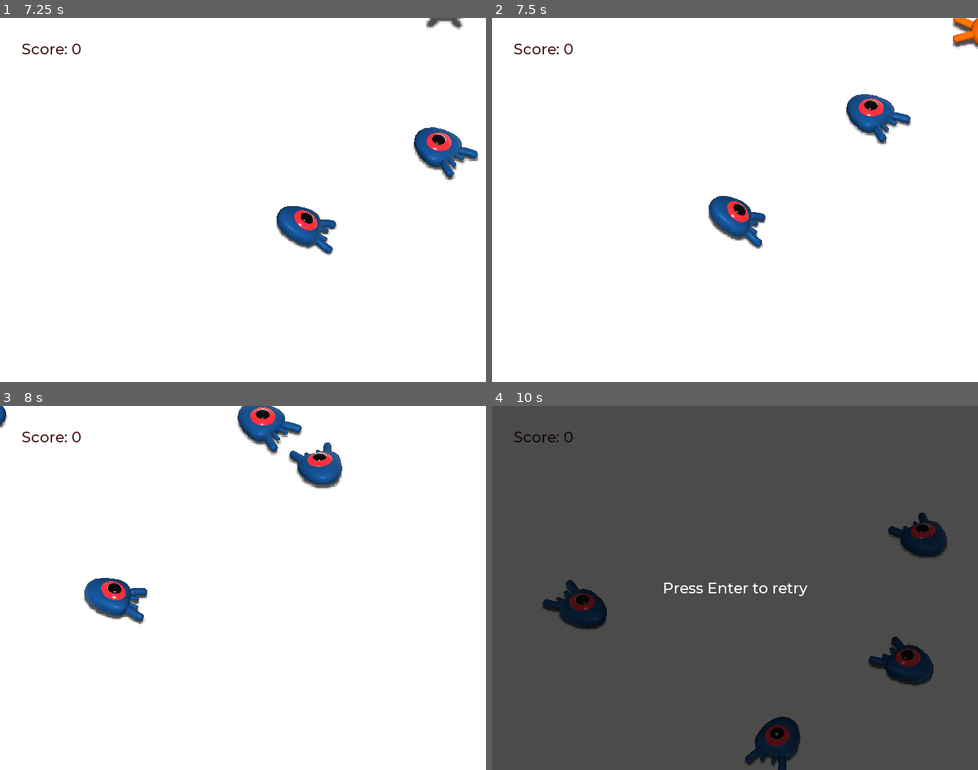
Above: before the commit, frames 1-4 (two rows, left to right).
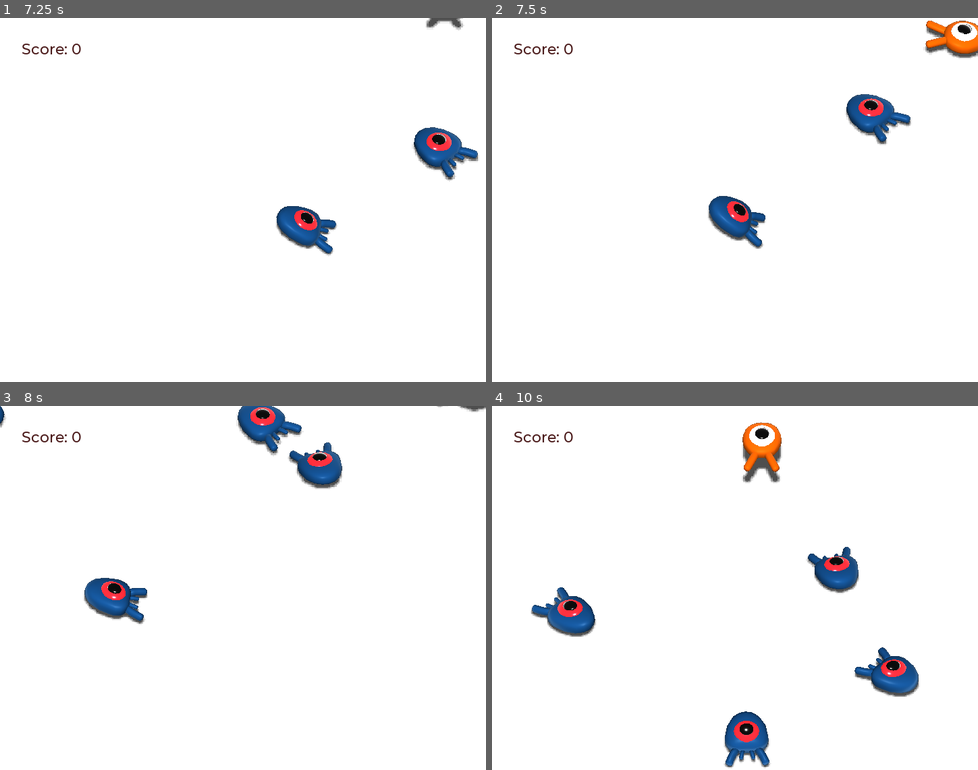
Above: after the commit, the same moments.

Repository: bloodynite/myFirstGame3dOnGodot
Game: Godot game, scene res://main.tscn
The game is run twice, just before and just after one commit, with the same random seed, the same clock (stepped at 60 frames per second) and the same inputs.
Inputs:
- Up to frame 1 (7.25 s): tap Enter (ui_accept) at 0.5, 5.75 s; hold D (move_right) 0.53-1.28 s; tap Space (jump) at 0.77, 1.52, 3.02, 3.77, 4.52, 6.02, 6.77 s; hold S (move_backward) 1.28-2.03 s; hold D (move_right) 2.03-2.78 s; hold W (move_forward) 2.78-3.53 s; hold A (move_left) 3.53-5.03 s; hold S (move_backward) 5.03-5.78 s; hold D (move_right) 5.78-6.53 s; hold W (move_forward) from 6.53 s (still down)
- Up to frame 2 (7.5 s): release W (move_forward) at 7.28 s; hold D (move_right) from 7.28 s (still down)
- Up to frame 3 (8 s): keep holding D (move_right); tap Space (jump) at 7.52 s
- Up to frame 4 (10 s): release D (move_right) at 8.03 s; hold S (move_backward) 8.03-8.78 s; hold A (move_left) 8.78-9.53 s; tap Space (jump) at 9.02, 9.77 s; hold W (move_forward) from 9.53 s (still down)

Frame 1 is identical in both runs. In frame 2, 0.9% of the frame differs, in the area x 89-100%, y 0-11%; in frame 3, 0.1%; in frame 4, 99%, in the area x 0-100%, y 0-100%.

Commit message:
feat: add colliders and disable windows resize

Diff:
--- a/main.tscn
+++ b/main.tscn
@@ -29,6 +29,9 @@
 
 [sub_resource type="Theme" id=7]
 default_font = SubResource( 6 )
+
+[sub_resource type="BoxShape" id=8]
+extents = Vector3( 0.001, 15, 14 )
 
 [node name="Main" type="Node"]
 script = ExtResource( 2 )
@@ -122,5 +125,23 @@
 margin_bottom = 14.0
 text = "Press Enter to retry"
 
+[node name="LimitWalls" type="StaticBody" parent="."]
+
+[node name="CollisionShape2" type="CollisionShape" parent="LimitWalls"]
+transform = Transform( 1, 0, 0, 0, 1, 0, 0, 0, 1, -13, 1, 2 )
+shape = SubResource( 8 )
+
+[node name="CollisionShape3" type="CollisionShape" parent="LimitWalls"]
+transform = Transform( 1, 0, 0, 0, 1, 0, 0, 0, 1, 13, 1, 2 )
+shape = SubResource( 8 )
+
+[node name="CollisionShape4" type="CollisionShape" parent="LimitWalls"]
+transform = Transform( -4.37114e-08, 0, 1, 0, 1, 0, -1, 0, -4.37114e-08, 0, 1, 15 )
+shape = SubResource( 8 )
+
+[node name="CollisionShape5" type="CollisionShape" parent="LimitWalls"]
+transform = Transform( -4.37114e-08, 0, 1, 0, 1, 0, -1, 0, -4.37114e-08, 0, 1, -11 )
+shape = SubResource( 8 )
+
 [connection signal="hit" from="Player" to="." method="_on_Player_hit"]
 [connection signal="timeout" from="MobTimer" to="." method="_on_MobTimer_timeout"]
--- a/project.godot
+++ b/project.godot
@@ -26,6 +26,7 @@
 
 window/size/width=720
 window/size/height=540
+window/size/resizable=false
 
 [input]
 
Not shown: 1 places in main.tscn that only renumber resources
